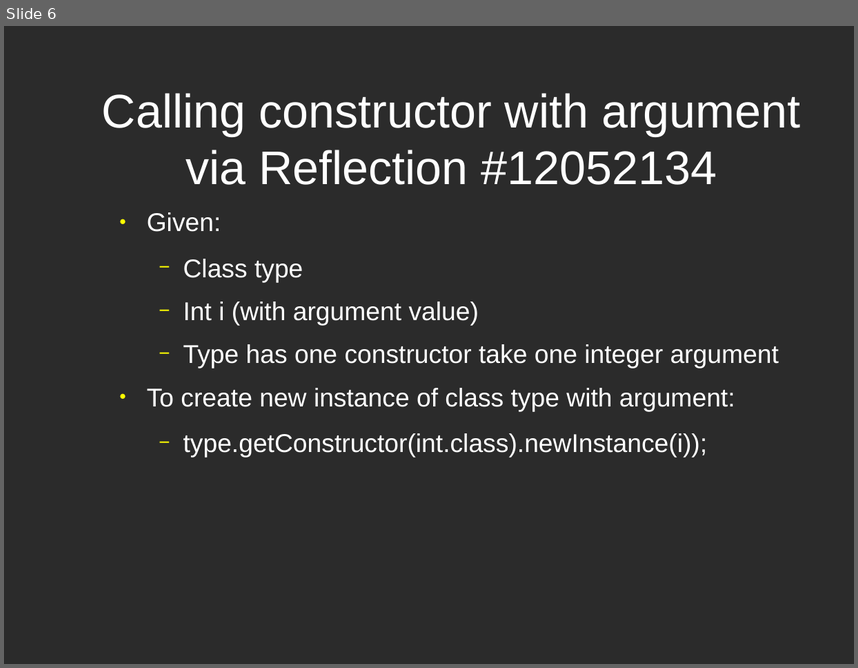
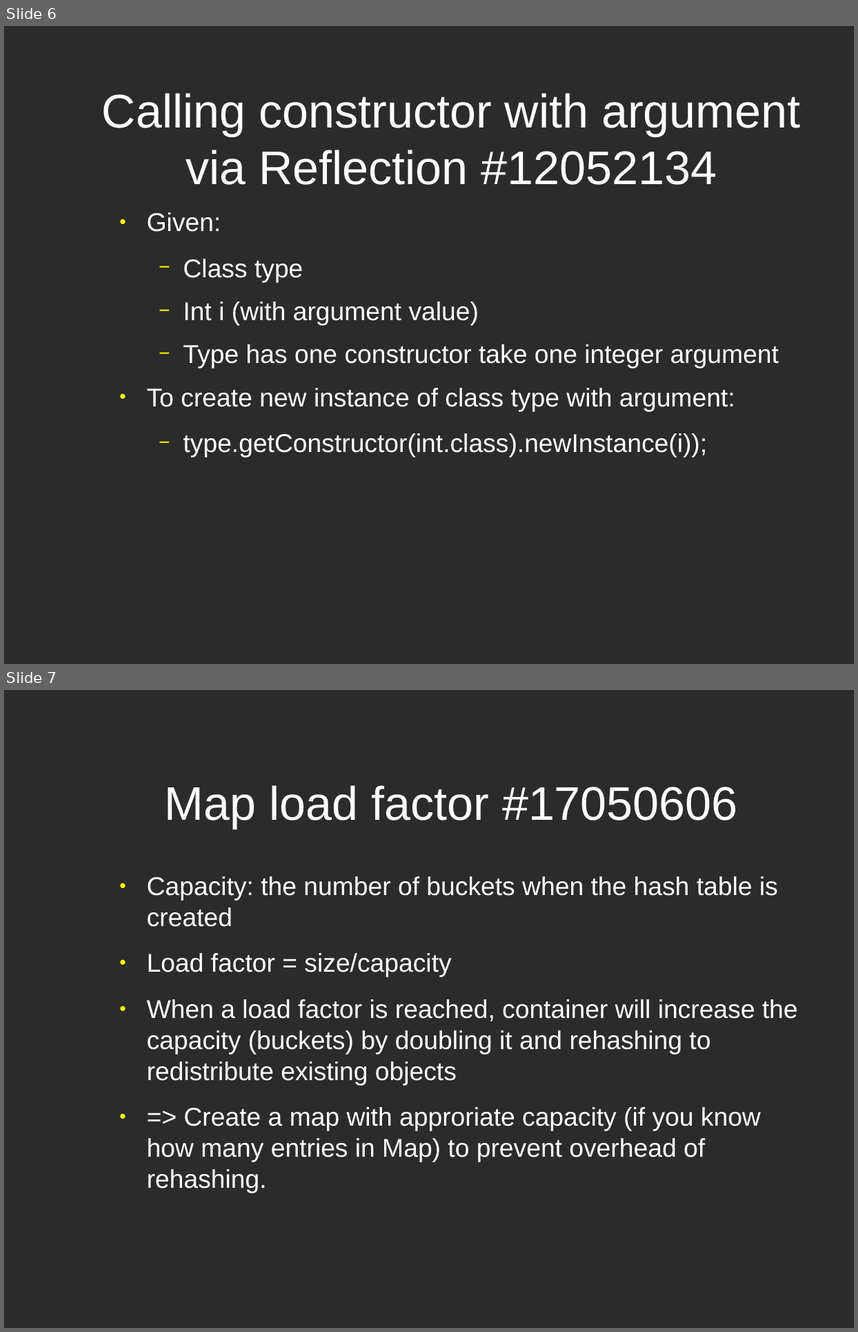
Before and after one commit to pirent/sync-me, a slide deck: fzf/presentation-files/java-tips-presentation-file.odp. Shown one above the other, each under a label of ours: slide 6 before the commit, slides 6 and 7 after it. The pictures are 858x668 and 858x1332 pixels, drawn with LibreOffice and Linux fonts; fonts in the diff are those of the drawing; background and template pictures are left out; a plain dark background stands for a picture behind light text. Boxes give left, top, right and bottom in pixels: in the first picture for what was removed or moved away, otherwise in the second. Text is boxed around its words. In the diff, an @@ line names an element or a change of style, - is before the commit and + after.

Commit message:
Tip for map load factor

```diff
--- a/fzf/presentation-files/java-tips-presentation-file.odp
+++ b/fzf/presentation-files/java-tips-presentation-file.odp
@@ slide 7 added at box(4, 690, 854, 1328), background picture (left out) @@
@@ title added at box(165, 785, 738, 829), 44 pt, text #FFFFFF @@
+Map load factor #17050606
@@ text added at box(147, 876, 798, 1192), 24 pt, text #FFFFFF @@
+● Capacity: the number of buckets when the hash table is created
+● Load factor = size/capacity
+● When a load factor is reached, container will increase the capacity (buckets) by doubling it and rehashing to redistribute existing objects
+● => Create a map with approriate capacity (if you know how many entries in Map) to prevent overhead of rehashing.
```
